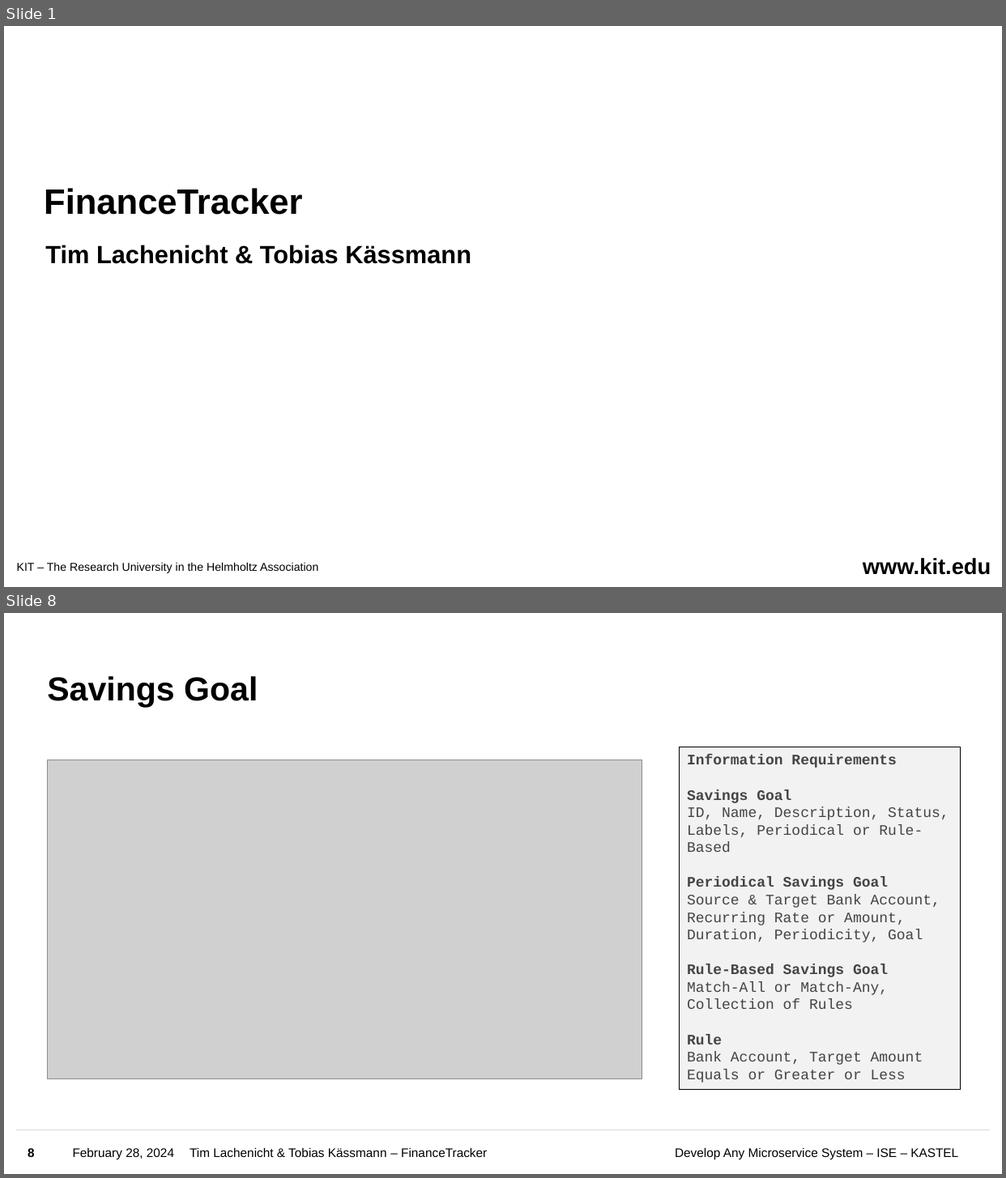
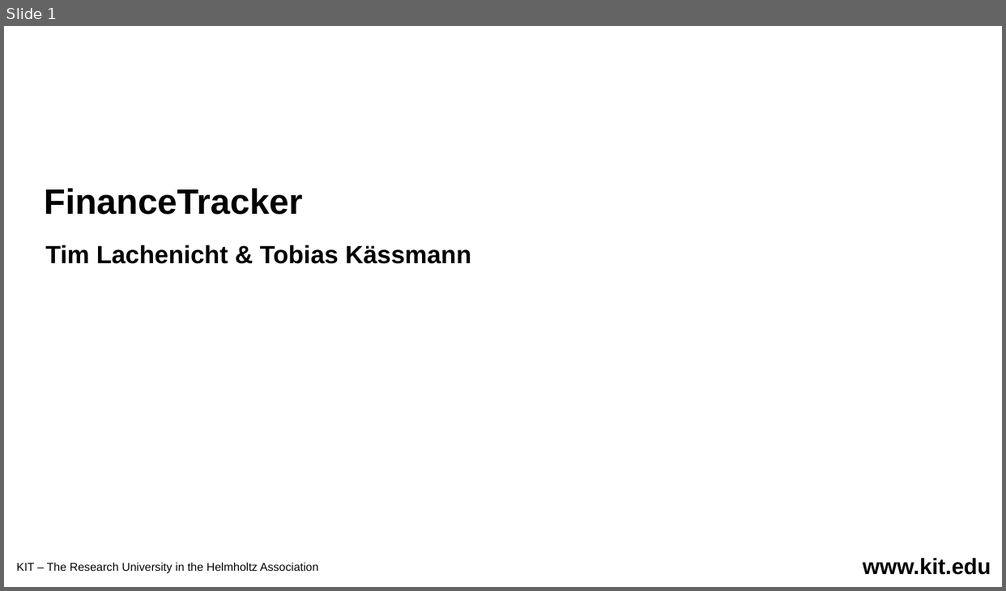
Before and after one commit to Uinyw/financetracker, a slide deck: Slides.pptx. Shown one above the other, each under a label of ours: slides 1 and 8 before the commit, slide 1 after it; the slides between them are not shown. The pictures are 1006x1178 and 1006x591 pixels, drawn with LibreOffice and Linux fonts; fonts in the diff are those of the drawing; grey boxes stand for pictures; background and template pictures are left out. Boxes give left, top, right and bottom in pixels: in the first picture for what was removed or moved away, otherwise in the second. Text is boxed around its words. In the diff, an @@ line names an element or a change of style, - is before the commit and + after.

```diff
--- a/Slides.pptx
+++ b/Slides.pptx
@@ slide 8 removed at [4,613,1002,1174], background #FFFFFF @@
@@ title removed at [47,676,258,707] @@
-Savings Goal
@@ rectangle removed at [680,747,961,1090] @@
-Information Requirements
-Savings Goal
-ID, Name, Description, Status,
-Labels, Periodical or Rule-Based
-Periodical Savings Goal
-Source & Target Bank Account,
-Recurring Rate or Amount,
-Duration, Periodicity, Goal
-Rule-Based Savings Goal
-Match-All or Match-Any,
-Collection of Rules
-Rule
-Bank Account, Target Amount
-Equals or Greater or Less
@@ picture removed at [48,760,641,1080] @@
@@ line removed from (16, 1131) to (991, 1131) @@
@@ page number removed at [27,1148,35,1157] @@
-8
@@ text removed at [73,1148,174,1161] @@
-February 28, 2024
@@ text removed at [189,1148,487,1157] @@
-Tim Lachenicht & Tobias Kässmann – FinanceTracker
@@ text removed at [675,1148,958,1161] @@
-Develop Any Microservice System – ISE – KASTEL
```
Also in this commit, not shown: 11 slides changed, 22 slides added, 8 other slides removed.
